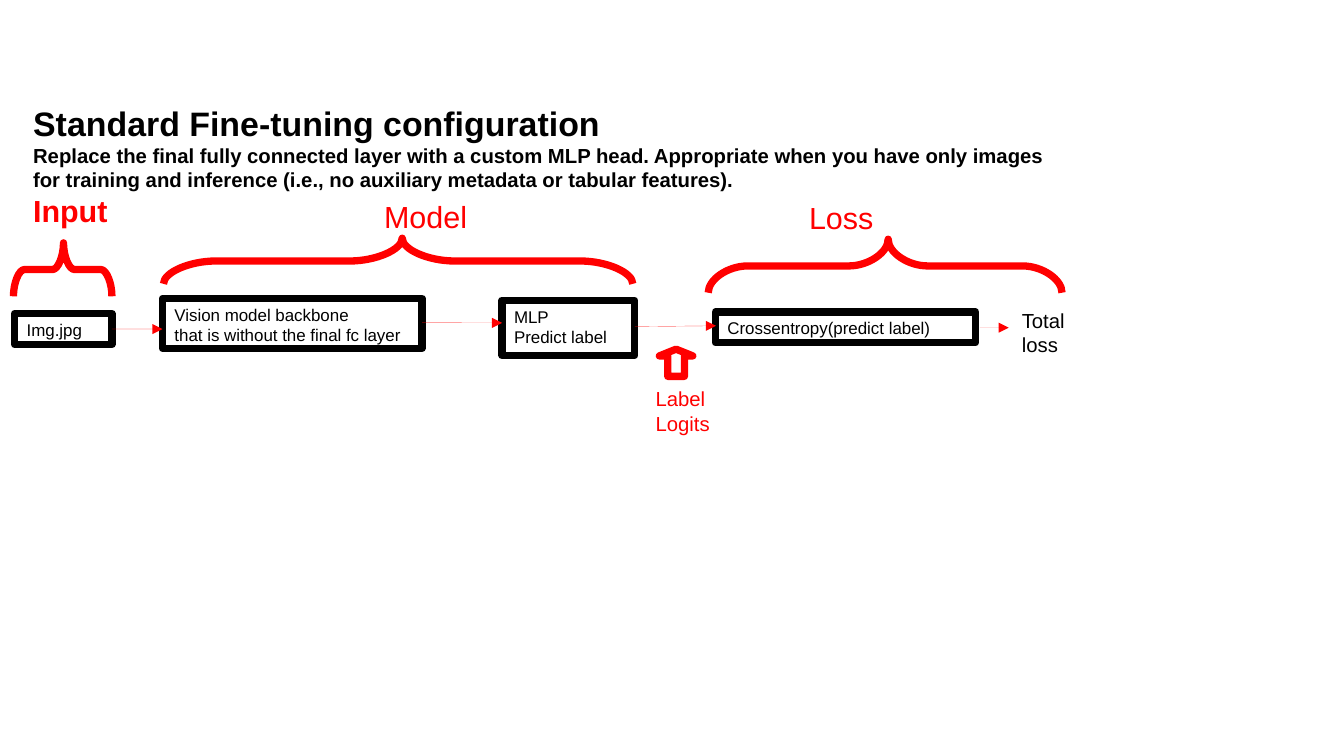
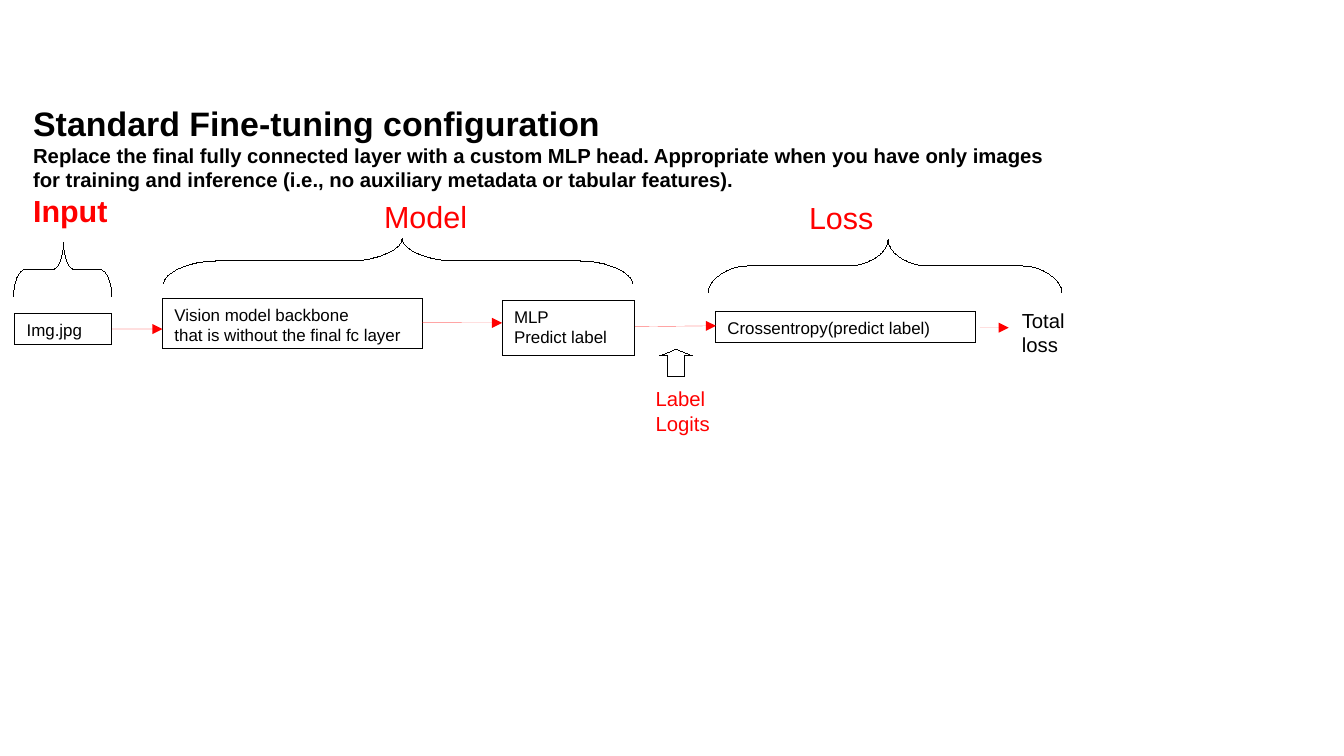
Before and after one commit to CNUClasses/CPSC471, a slide deck: slide 7 of content/lectures/illustration_ppt/illustrations.odp. Drawn at 1344x756 pixels with LibreOffice and Linux fonts; fonts in the diff are those of the drawing. Boxes give left, top, right and bottom in pixels: in the first picture for what was removed or moved away, otherwise in the second. Text is boxed around its words. In the diff, an @@ line names an element or a change of style, - is before the commit and + after.

```diff
--- a/content/lectures/illustration_ppt/illustrations.odp
+++ b/content/lectures/illustration_ppt/illustrations.odp
@@ freeform shape at [709,239,1062,293]: outline #FF0000 4.31 pt to #000000 0 pt; outline redrawn @@
@@ outline #000000 4.31 pt to #000000 0 pt in 4 elements at [162,299,422,349], [502,300,635,355], [716,312,976,343], [15,313,112,344] @@
@@ outline #FF0000 4.31 pt to #000000 0 pt in 3 elements at [163,239,633,284], [13,243,112,297], [660,349,693,376] @@
```
Also in this commit, not shown: 10 other slides changed, 2 slides added, 1 slide removed, 3 other files.
